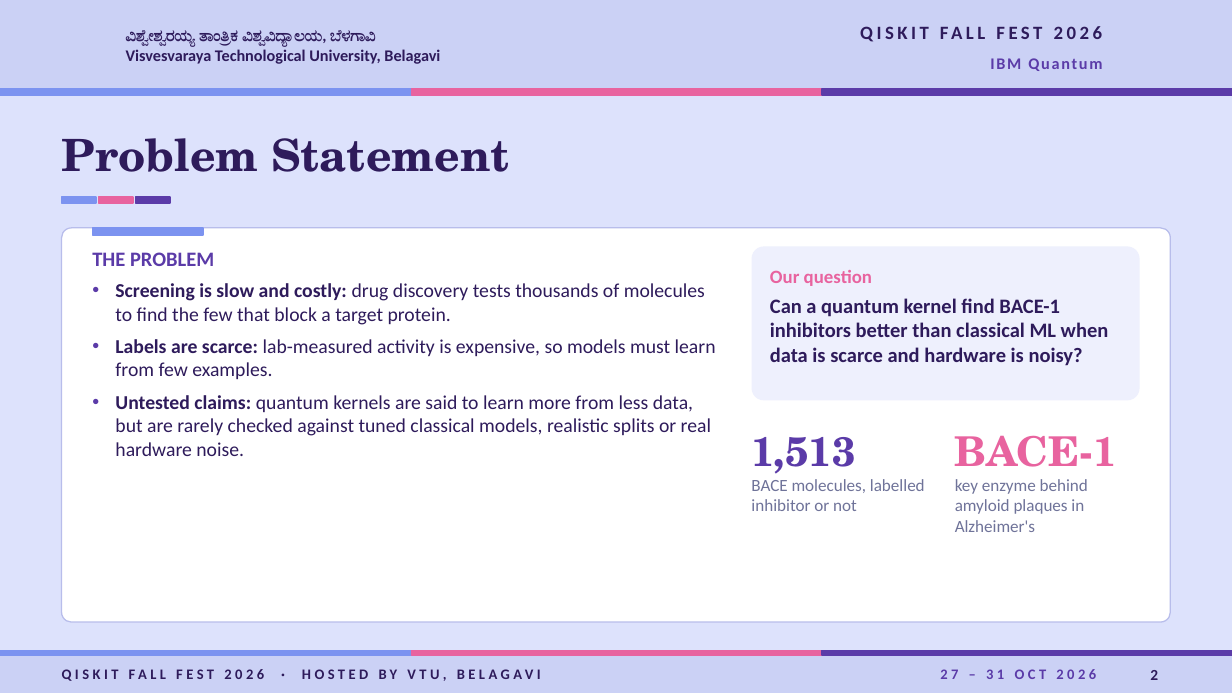
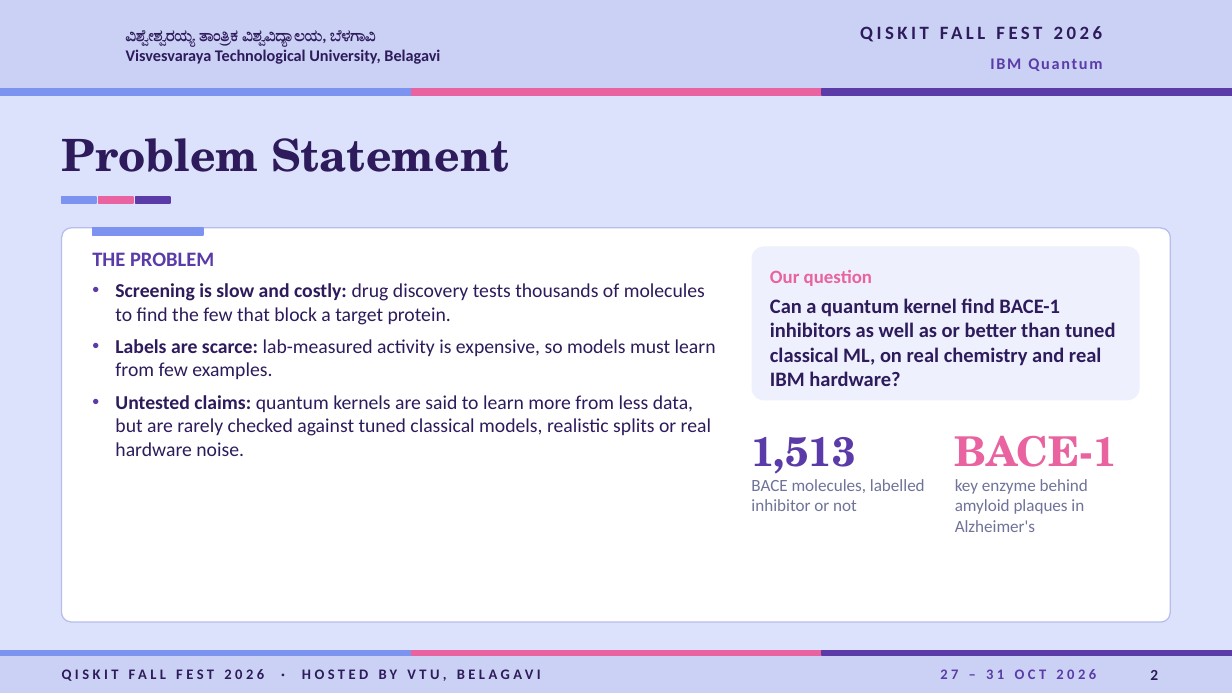
Before and after one commit to shubhodeepcx/QuDock, a slide deck: slide 2 of docs/VTU-QFF-HC-0140.pptx. Drawn at 1232x693 pixels with LibreOffice and Linux fonts; fonts in the diff are those of the drawing; background and template pictures are left out. Boxes give left, top, right and bottom in pixels: in the first picture for what was removed or moved away, otherwise in the second. Text is boxed around its words. In the diff, an @@ line names an element or a change of style, - is before the commit and + after.

```diff
--- a/docs/VTU-QFF-HC-0140.pptx
+++ b/docs/VTU-QFF-HC-0140.pptx
@@ text in rounded rectangle at box(770, 298, 1115, 386): text changed @@
-Can a quantum kernel find BACE-1 inhibitors better than classical ML when data is scarce and hardware is noisy?
+Can a quantum kernel find BACE-1 inhibitors as well as or better than tuned classical ML, on real chemistry and real IBM hardware?
```
Also in this commit, not shown: 8 other slides changed, 1 slide added, 1 other file.
